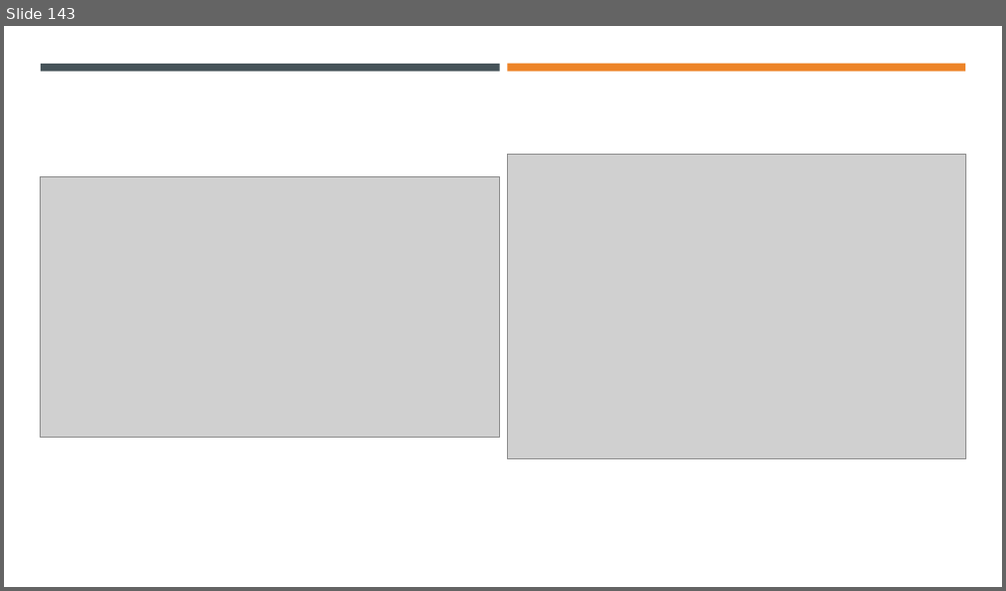
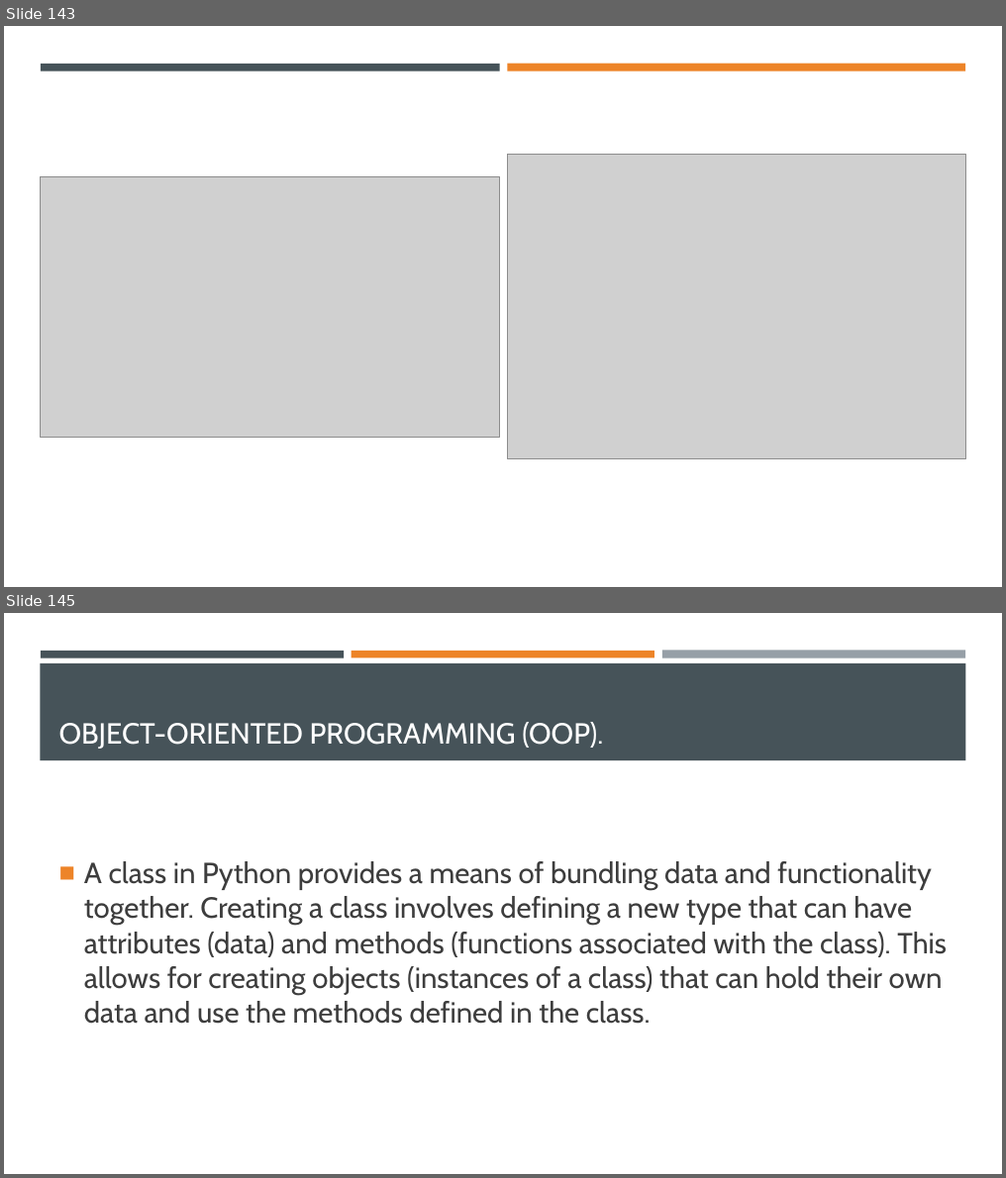
Before and after one commit to Ghost0396/iot, a slide deck: python/Python 3.pptx. Shown one above the other, each under a label of ours: slide 143 before the commit, slides 143 and 145 after it; the slides between them are not shown. The pictures are 1006x591 and 1006x1178 pixels, drawn with LibreOffice and Linux fonts; fonts in the diff are those of the drawing; grey boxes stand for pictures. Boxes give left, top, right and bottom in pixels: in the first picture for what was removed or moved away, otherwise in the second. Text is boxed around its words. In the diff, an @@ line names an element or a change of style, - is before the commit and + after.

Commit message:
Update lecture

```diff
--- a/python/Python 3.pptx
+++ b/python/Python 3.pptx
@@ slide 145 added at [4, 613, 1002, 1174], background #FFFFFF @@
@@ rectangle added at [40, 663, 966, 761], fill #465359 @@
@@ rectangle added at [41, 651, 344, 658], fill #465359 @@
@@ rectangle added at [351, 651, 654, 658], fill #ED8428 @@
@@ rectangle added at [662, 651, 965, 659], fill #969FA7 @@
@@ title added at [59, 722, 603, 749], 28 pt, text #FFFFFF @@
+OBJECT-ORIENTED PROGRAMMING (OOP).
@@ text added at [84, 861, 946, 1024], 28 pt, text #3D3D3D @@
+■ A class in Python provides a means of bundling data and functionality together. Creating a class involves defining a new type that can have attributes (data) and methods (functions associated with the class). This allows for creating objects (instances of a class) that can hold their own data and use the methods defined in the class.
```
Also in this commit, not shown: 2 other slides added, 1 slide removed, 1 other file.
